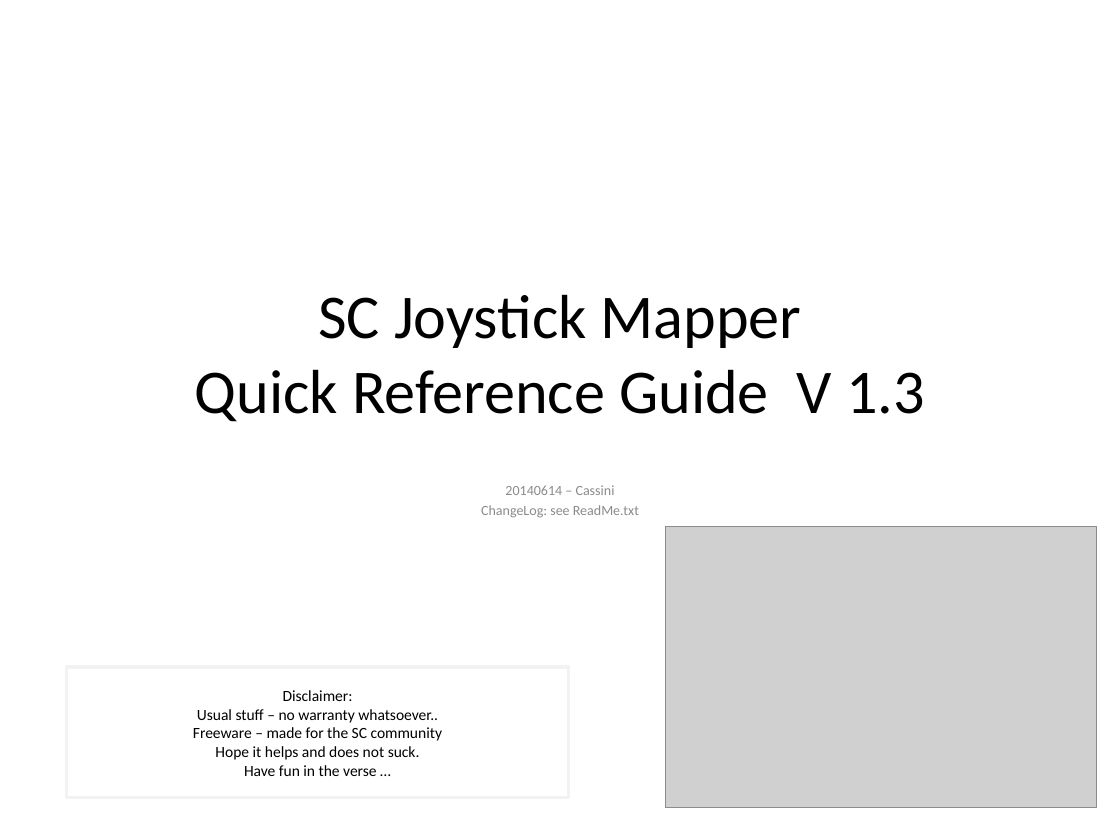
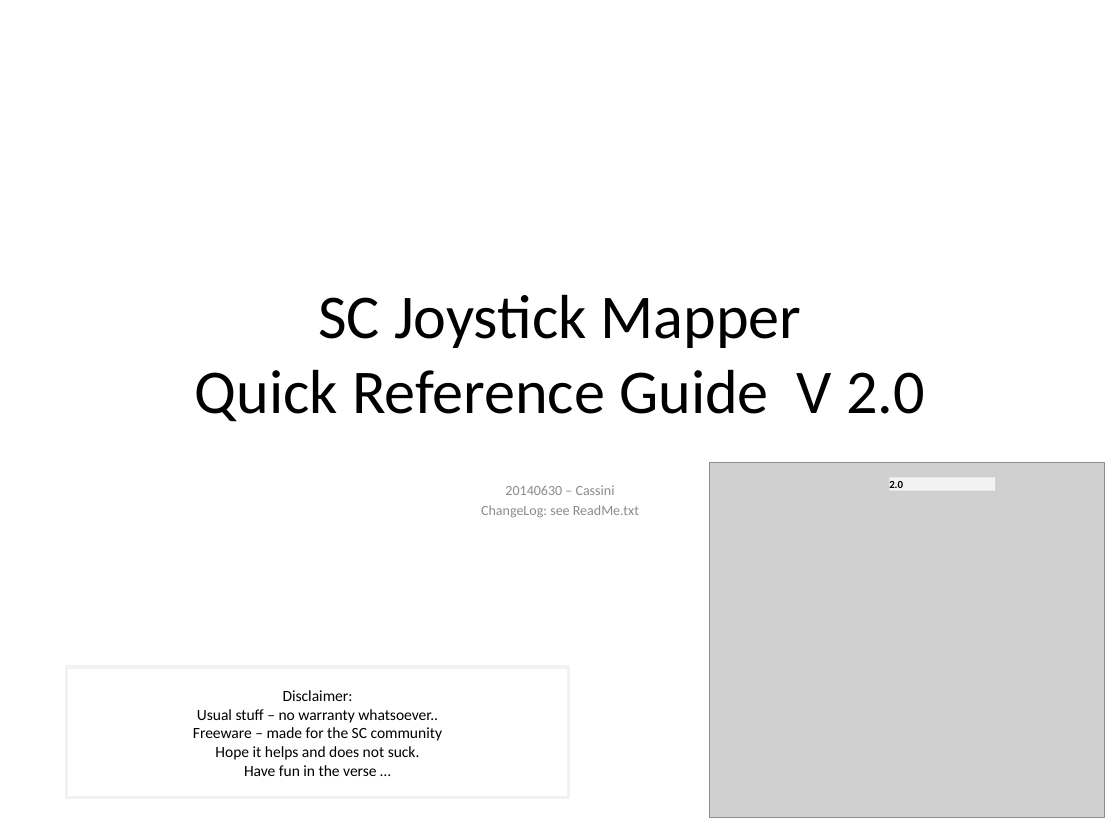
Before and after one commit to SCToolsfactory/SCJMapper-V2, a slide deck: slide 1 of doc/SCJMapper_QGuide.pptx. Drawn at 1120x840 pixels with LibreOffice and Linux fonts; fonts in the diff are those of the drawing; grey boxes stand for pictures. Boxes give left, top, right and bottom in pixels: in the first picture for what was removed or moved away, otherwise in the second. Text is boxed around its words. In the diff, an @@ line names an element or a change of style, - is before the commit and + after.

```diff
--- a/doc/SCJMapper_QGuide.pptx
+++ b/doc/SCJMapper_QGuide.pptx
@@ title at (195, 294, 925, 422): text changed @@
-SC Joystick Mapper
-Quick Reference Guide V 1.3
+SC Joystick Mapper
+Quick Reference Guide V 2.0
@@ picture: place and size @@
-picture at (665, 526, 1095, 808)
+picture at (710, 463, 1104, 818)
@@ rectangle added at (889, 477, 995, 491), fill #F2F2F2, 7 pt, text #000000, bold @@
+2.0
@@ subtitle at (505, 485, 615, 495): text changed @@
-20140614 – Cassini
+20140630 – Cassini
```
Also in this commit, not shown: 8 other slides changed, 5 slides added, 1 slide removed, 1 other file.
